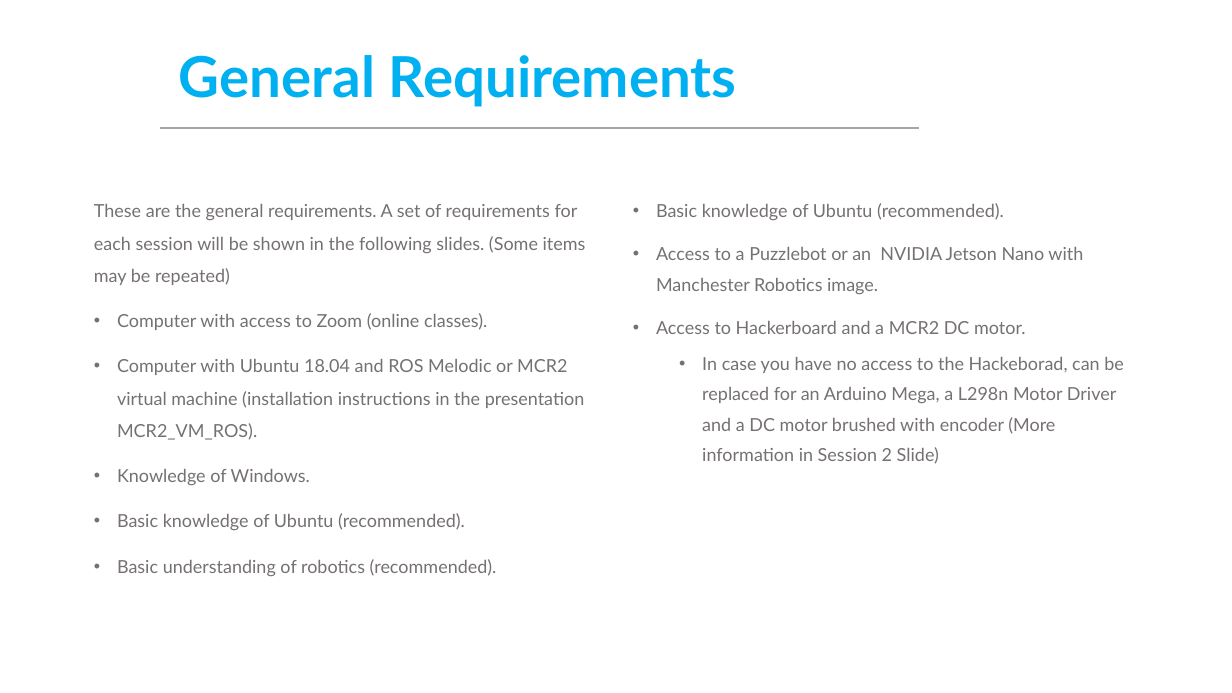
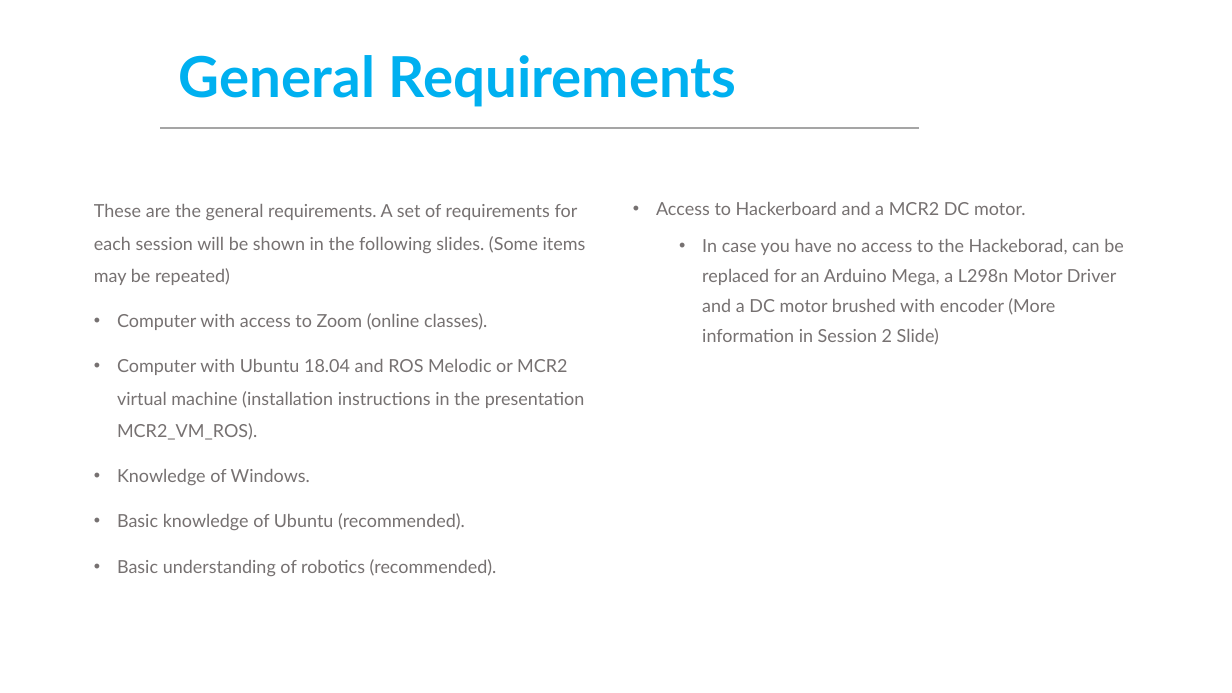
Before and after one commit to ManchesterRoboticsLtd/TE3001B_Robotics_Foundation, a slide deck: slide 3 of MCR2_General_Information_Prerequisites.pptx. Drawn at 1232x693 pixels with LibreOffice and Linux fonts; fonts in the diff are those of the drawing; background and template pictures are left out. Boxes give left, top, right and bottom in pixels: in the first picture for what was removed or moved away, otherwise in the second. Text is boxed around its words. In the diff, an @@ line names an element or a change of style, - is before the commit and + after.

Commit message:
General requirements ppt

```diff
--- a/MCR2_General_Information_Prerequisites.pptx
+++ b/MCR2_General_Information_Prerequisites.pptx
@@ text at [656, 203, 1083, 294]: paragraphs removed @@
-• Basic knowledge of Ubuntu (recommended).
-• Access to a Puzzlebot or an NVIDIA Jetson Nano with Manchester Robotics image.
```
Also in this commit, not shown: 7 other slides changed, 1 slide added, 2 slides removed, 1 other file.
